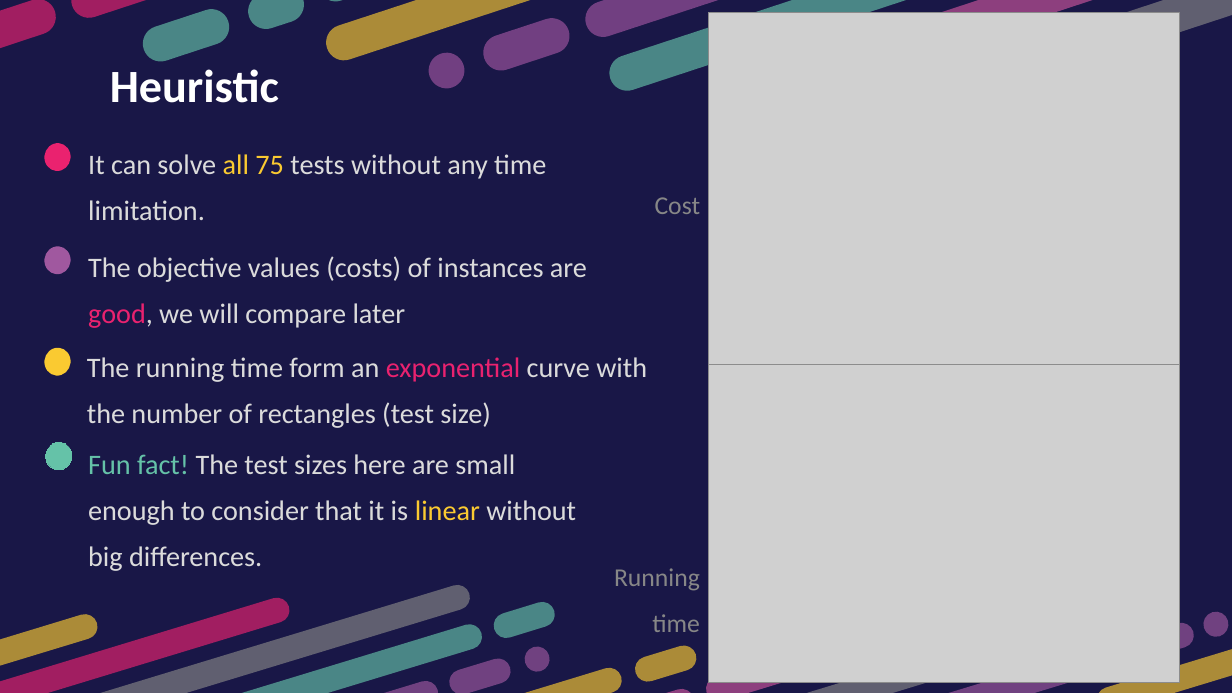
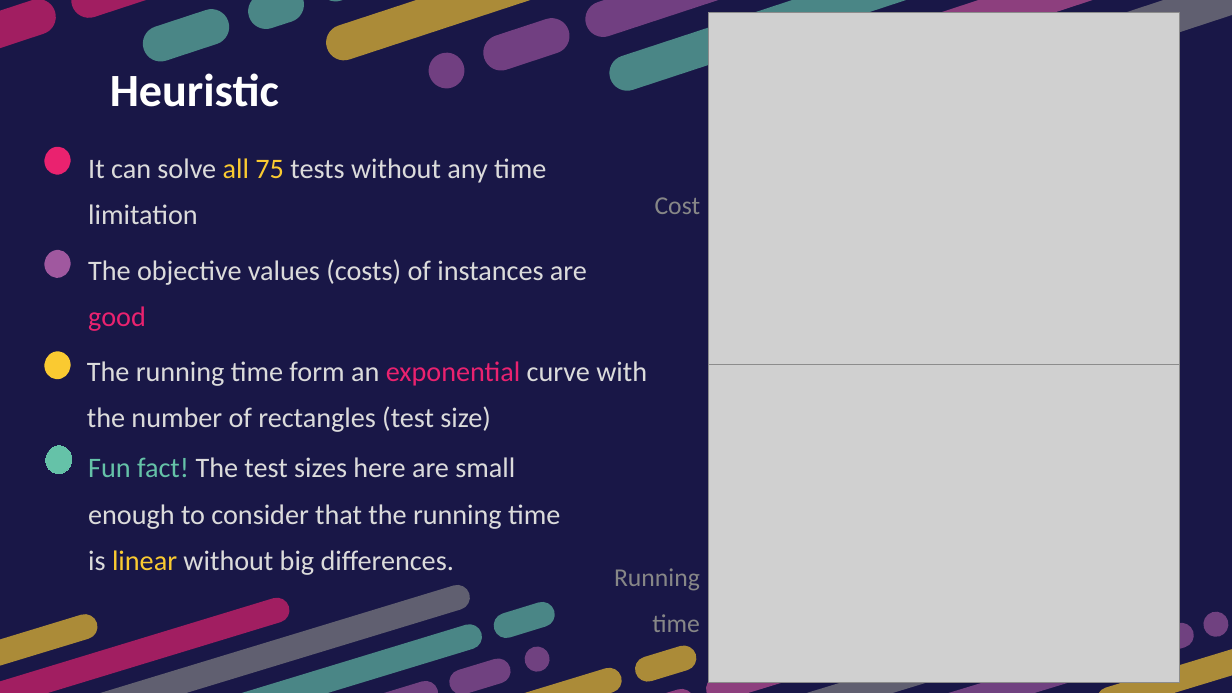
Before and after one commit to htnminh/optimization-project, a slide deck: slide 36 of presentation/General 2D Bin Packing Problem.pptx (slide 35 before the commit). Drawn at 1232x693 pixels with LibreOffice and Linux fonts; fonts in the diff are those of the drawing; grey boxes stand for pictures. Boxes give left, top, right and bottom in pixels: in the first picture for what was removed or moved away, otherwise in the second. Text is boxed around its words. In the diff, an @@ line names an element or a change of style, - is before the commit and + after.

Commit message:
SLIDES FINISHED

```diff
--- a/presentation/General 2D Bin Packing Problem.pptx
+++ b/presentation/General 2D Bin Packing Problem.pptx
@@ text at [88,158,546,224]: text changed @@
-It can solve all 75 tests without any time limitation.
+It can solve all 75 tests without any time limitation
@@ text at [88,259,587,331]: text changed @@
-The objective values (costs) of instances are good, we will compare later
+The objective values (costs) of instances are good
@@ 2 texts, 1 freeform shape: place and size @@
-2 texts, 1 freeform shape at [40,69,647,428]
+2 texts, 1 freeform shape at [40,73,647,432]
@@ outline redrawn in 3 elements at [40,142,75,179], [40,245,75,282], [41,441,75,478] @@
@@ text at [88,457,560,575]: text changed @@
-Fun fact! The test sizes here are small enough to consider that it is linear without big differences.
+Fun fact! The test sizes here are small enough to consider that the running time is linear without big differences.
```
Also in this commit, not shown: 2 other slides changed, 2 slides added, 1 other file.
